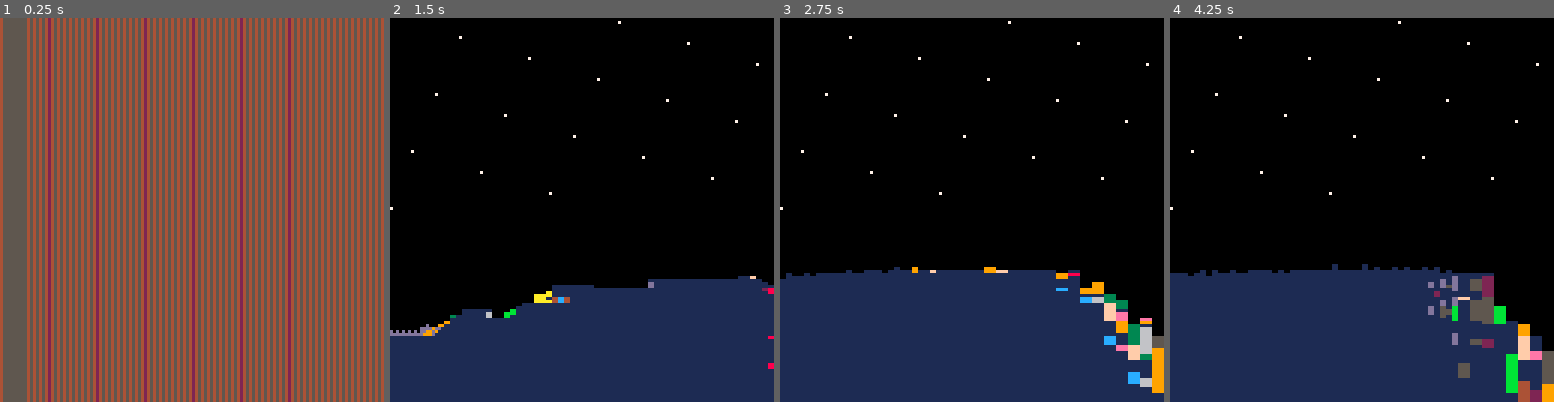
Above: before the commit, frames 1-4 (left to right).
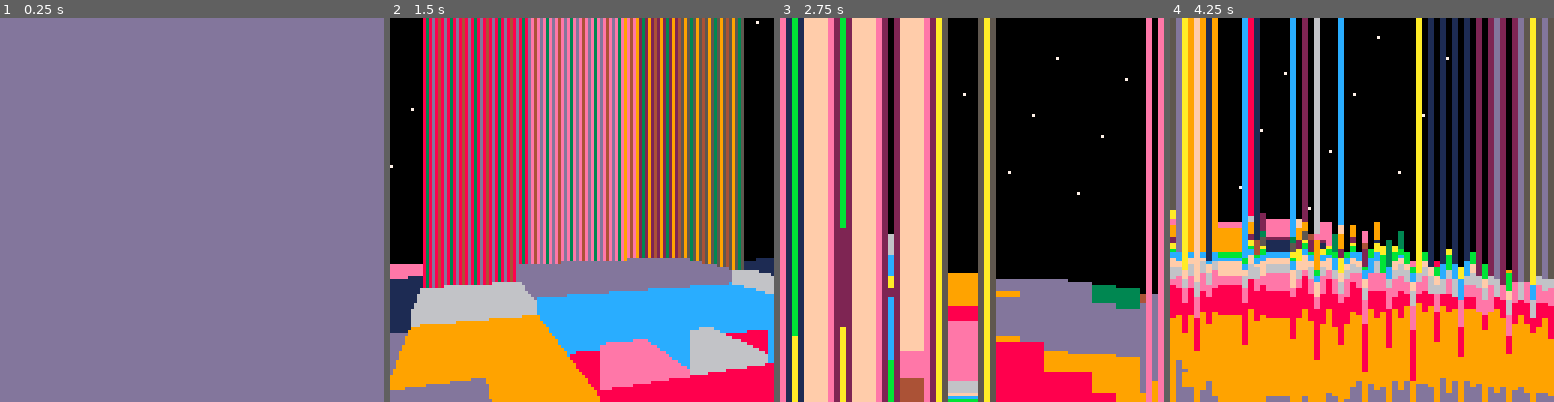
Above: after the commit, the same moments.

Repository: jcwilk/mandel3
Game: PICO-8 cartridge mandel3.p8
Same seed, same stepped clock (60 frames per second), same inputs: the game is played once before the commit and once after it.
Inputs:
- Up to frame 1 (0.25 s): no input
- Up to frame 2 (1.5 s): tap X (X key) at 0.33, 1.07 s; tap O (Z key) at 0.7 s
- Up to frame 3 (2.75 s): hold Right 1.6-2.1 s; tap O (Z key) at 1.7, 2.1, 2.5 s; tap X (X key) at 1.85 s; hold Up 2.15-2.42 s; hold Right from 2.47 s (still down)
- Up to frame 4 (4.25 s): tap O (Z key) every 0.4 s from 2.9 to 4.1 s; tap X (X key) at 2.97, 4.08 s; release Right at 3.03 s; hold Left 3.08-3.58 s; hold Down 3.63-3.97 s; hold Right from 4.02 s (still down)

The runs differ from the first frame. In frame 1, 100% of the frame differs, in the area x 0-100%, y 0-100%; in frame 2, 89%; in frame 3, 65%; in frame 4, 70%.

Commit message:
Possibly working variable grid system..?

Diff:
--- a/mandel3.p8
+++ b/mandel3.p8
@@ -26,17 +26,19 @@
   height_zoom_ratio = 1.05
   screen_width = -sin(field_of_view/2) * 2
 
-  base_player_height = 0.1
+  base_player_height = 0.105
   player_height = base_player_height
   player_foot_height = 0
   pixel_columns_i = 1
-  grid_size = 1/(2^5)
+  grid_size = 1/(2^6)
 
   max_additional_iterations=10
 
+  cached_grid=two_dim()
+
   player = {
-    coords=makevec2d(-0.5,0),
-    bearing=makeangle(0)
+    coords=makevec2d(-1.655,0.2074),
+    bearing=makeangle(.3)
   }
 
   prog_man={
@@ -126,16 +128,18 @@
   end
 
   update_player_height()
+
+  --printh(player.coords.x..","..player.coords.y)
 end
 
 function update_player_height()
-  local currx=round(player.coords.x/grid_size)*grid_size
-  local curry=round(player.coords.y/grid_size)*grid_size
-  local iterations=mandelbrot(currx,curry,flr(prog_man.current_max_iterations))
-  player_foot_height+=mid(base_player_height*.1,base_player_height*-.1,-player_foot_height+height_transform(iterations))
-
-
+  if not first_iterations then
+    return
+  end
+
+  player_foot_height+=mid(base_player_height*.1,base_player_height*-.1,height_transform(first_iterations)-player_foot_height)
   player_height=base_player_height+player_foot_height
+  first_iterations=false
 end
 
 progressive_coroutine=false
@@ -145,6 +149,7 @@
     cls()
   end
   if first_draw or changed_position or changed_height then
+    grid_size=1/(2^(mid(ceil(1/base_player_height)-4,4,8)))
     progressive_coroutine=cocreate(raycast_walls_progressively)
   end
   assert(coresume(progressive_coroutine,prog_man))
@@ -217,7 +222,7 @@
     if resetting then
       resetting=false
       if drawn_all then
-      should_recache=false
+        should_recache=false
         --kjfgkdfjgd()
         max_draw_width=1
       end
@@ -257,10 +261,15 @@
   screenx=pixel_column.screenx
   draw_width=min(max_draw_width, pixel_column.draw_width)
 
-  currx=round(player.coords.x/grid_size)*grid_size
-  curry=round(player.coords.y/grid_size)*grid_size
-  xstep=towinf(pv.x)*grid_size
-  ystep=towinf(pv.y)*grid_size
+  local current_grid_size=grid_size
+
+  xstep=towinf(pv.x)*current_grid_size
+  ystep=towinf(pv.y)*current_grid_size
+  currx=round((player.coords.x+xstep/2)/current_grid_size)*current_grid_size-xstep/2
+  curry=round((player.coords.y+ystep/2)/current_grid_size)*current_grid_size-ystep/2
+
+  local initx=currx
+  local inity=curry
 
   -- TODO: make this stuff work with the variable grid size
   -- take the largest coord difference from player coord (eg, if most of the difference is across x, then take x difference)
@@ -291,9 +300,13 @@
   while distance < current_draw_distance do
     front_distance=distance
 
-    iterations = mandelbrot(currx, curry, prog_man.current_max_iterations) --flr(10*(currx+curry))
-
-    if true then --iterations < flr(prog_man.current_max_iterations) then
+    iterations = mandelbrot(currx, curry, prog_man.current_max_iterations, current_grid_size) --flr(10*(currx+curry))
+
+    if not first_iterations then
+      first_iterations=iterations
+    end
+
+    if iterations < flr(prog_man.current_max_iterations) then
       height = height_transform(iterations)
       relative_height = height - player_height
 
@@ -312,42 +325,51 @@
 
       pixels_from_center = 128 * (screen_distance_from_center/screen_width)
       screeny = flr(63.5 - pixels_from_center)
-
-      if screeny <= max_y then
-        if not did_draw then
-          temp_max_y=min(max_y,ceil(63.5 - 128 * ((-player_height * distance_to_pixel_col / front_distance)/screen_width))) --y of bottom front of stretched cube
-          if temp_max_y < max_y then
-            rectfill(screenx, temp_max_y+1, screenx+draw_width-1, max_y, 0)
+    else
+      relative_height=1 -- ignored but we just need it to be positive
+      screeny=0
+    end
+
+    if screeny <= max_y then
+      if not did_draw then
+        temp_max_y=min(max_y,ceil(63.5 - 128 * ((-player_height * distance_to_pixel_col / front_distance)/screen_width))) --y of bottom front of stretched cube
+        if temp_max_y < max_y then
+          rectfill(screenx, temp_max_y+1, screenx+draw_width-1, max_y, 0)
+        end
+        max_y=min(temp_max_y,max_y)
+      end
+
+      if relative_height > 0 then
+        current_draw_distance=min(current_draw_distance,distance * (max_wall_height-player_height)/relative_height)
+      end
+
+      did_draw=true
+
+      if iterations == flr(prog_man.current_max_iterations) then
+        if relative_height < 0 then
+          front_screen_distance_from_center = relative_height * distance_to_pixel_col / front_distance
+          front_pixels_from_center = 128 * (front_screen_distance_from_center/screen_width)
+          front_screeny = flr(63.5 - front_pixels_from_center)
+          if front_screeny <= max_y then
+            rectfill(screenx, max_y, screenx+draw_width-1, front_screeny, colors[1+(iterations%14)])
+            max_y = front_screeny-1
           end
-          max_y=min(temp_max_y,max_y)
+        iterations=0
         end
-
-        if relative_height > 0 then
-          current_draw_distance=min(current_draw_distance,distance * (max_wall_height-player_height)/relative_height)
-        end
-
-        did_draw=true
-
-        if iterations == flr(prog_man.current_max_iterations) then
-          if relative_height < 0 then
-            front_screen_distance_from_center = relative_height * distance_to_pixel_col / front_distance
-            front_pixels_from_center = 128 * (front_screen_distance_from_center/screen_width)
-            front_screeny = flr(63.5 - front_pixels_from_center)
-            if front_screeny <= max_y then
-              rectfill(screenx, max_y, screenx+draw_width-1, front_screeny, colors[1+(iterations%14)])
-              max_y = front_screeny-1
-            end
-          iterations=0
-          end
-        end
-
-        rectfill(screenx, max_y, screenx+draw_width-1, screeny, colors[1+(iterations%14)])
-        lowest_y = min(screeny,lowest_y)
-        max_y = screeny-1
-        --printh(draw_width)
-      end
-    else
-      did_draw=false
+      end
+
+      rectfill(screenx, max_y, screenx+draw_width-1, screeny, colors[1+(iterations%14)])
+      lowest_y = min(screeny,lowest_y)
+      max_y = screeny-1
+      --printh(draw_width)
+    end
+
+    if abs(initx - currx) == current_grid_size * 4 or abs(inity-curry) == current_grid_size * 4 then
+      current_grid_size*=2
+      xstep*=2
+      ystep*=2
+      currx=round((currx+xstep/2)/current_grid_size)*current_grid_size-xstep/2
+      curry=round((curry+ystep/2)/current_grid_size)*current_grid_size-ystep/2
     end
 
     if (currx + xstep/2 - intx) / pv.x < (curry + ystep/2 - inty) / pv.y then
@@ -423,34 +445,32 @@
   end
 end)()
 
-cached_grid={}
-function mandelbrot(x, y, current_max_iterations)
-  y=abs(y)
-  if abs(x) > 2 or abs(y) > 2 then
-    return 0
-  end
-  local key=tostr(x,true)..tostr(y,true)
-  if not cached_grid[key] then
-    cached_grid[key]={
-      x=0,
-      y=0,
-      i=0
+function mandelbrot(x, y, current_max_iterations, current_grid_size)
+  local y=abs(y)
+  x=towinf(x/current_grid_size)*current_grid_size
+  y=towinf(y/current_grid_size)*current_grid_size
+  if not cached_grid[x][y] then
+    cached_grid[x][y]={
+      0,
+      0,
+      0
     }
   end
 
-  -- if true then
-  --   return 16-mid(1,15,10*(abs(x)+abs(y)))
-  --   --return 8
-  -- end
-
-  local zx=cached_grid[key].x
-  local zy=cached_grid[key].y
+  if cached_grid[x][y][3] >= flr(current_max_iterations) then
+    return flr(current_max_iterations)
+  end
+
+  local cache=cached_grid[x][y]
+
+  local zx=cache[1]
+  local zy=cache[2]
   local xswap
 
-  local i=cached_grid[key].i
-
-  current_max_iterations=min(flr(current_max_iterations),i+max_additional_iterations)
-  while i < current_max_iterations and abs(zx) < 2 and abs(zy) < 2 do
+  local i=cache[3]
+
+  local max_iterations=min(flr(current_max_iterations),i+max_additional_iterations)
+  while i < max_iterations and abs(zx) < 2 and abs(zy) < 2 do
     i+= 1
 
     xswap = zx*zx - zy*zy + x
@@ -458,11 +478,14 @@
     zx = xswap
   end
 
-  cached_grid[key].x = zx
-  cached_grid[key].y = zy
-  cached_grid[key].i = i
-
-  return i
+  cache[1]=zx
+  cache[2]=zy
+  cache[3]=i
+  if i == max_iterations then
+    return flr(current_max_iterations)
+  else
+    return i
+  end
 end
 
 function screenx_to_angle(screenx)
@@ -593,6 +616,18 @@
   return flr(n)
  end
 end
+
+two_dim_parent_mt={
+  __index=function(obj,key)
+    obj[key]={}
+    return obj[key]
+  end
+}
+function two_dim()
+  local obj={}
+  setmetatable(obj,two_dim_parent_mt)
+  return obj
+end
 __gfx__
 00000000000000000000000000000000000000000000000000000000000000000000000000000000000000000000000000000000000000000000000000000000
 00000000000000000000000000000000000000000000000000000000000000000000000000000000000000000000000000000000000000000000000000000000
Not shown, changed: index.js
